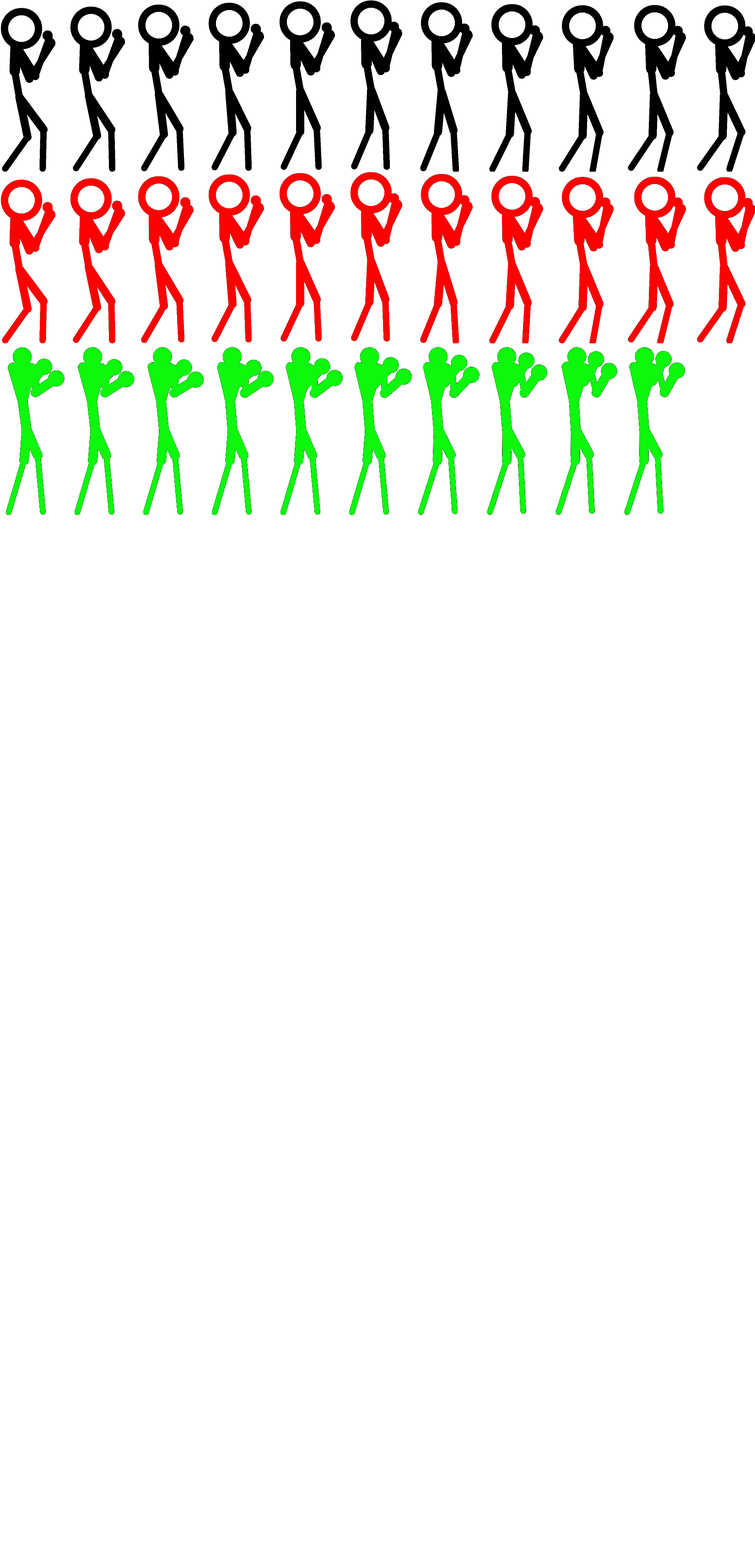
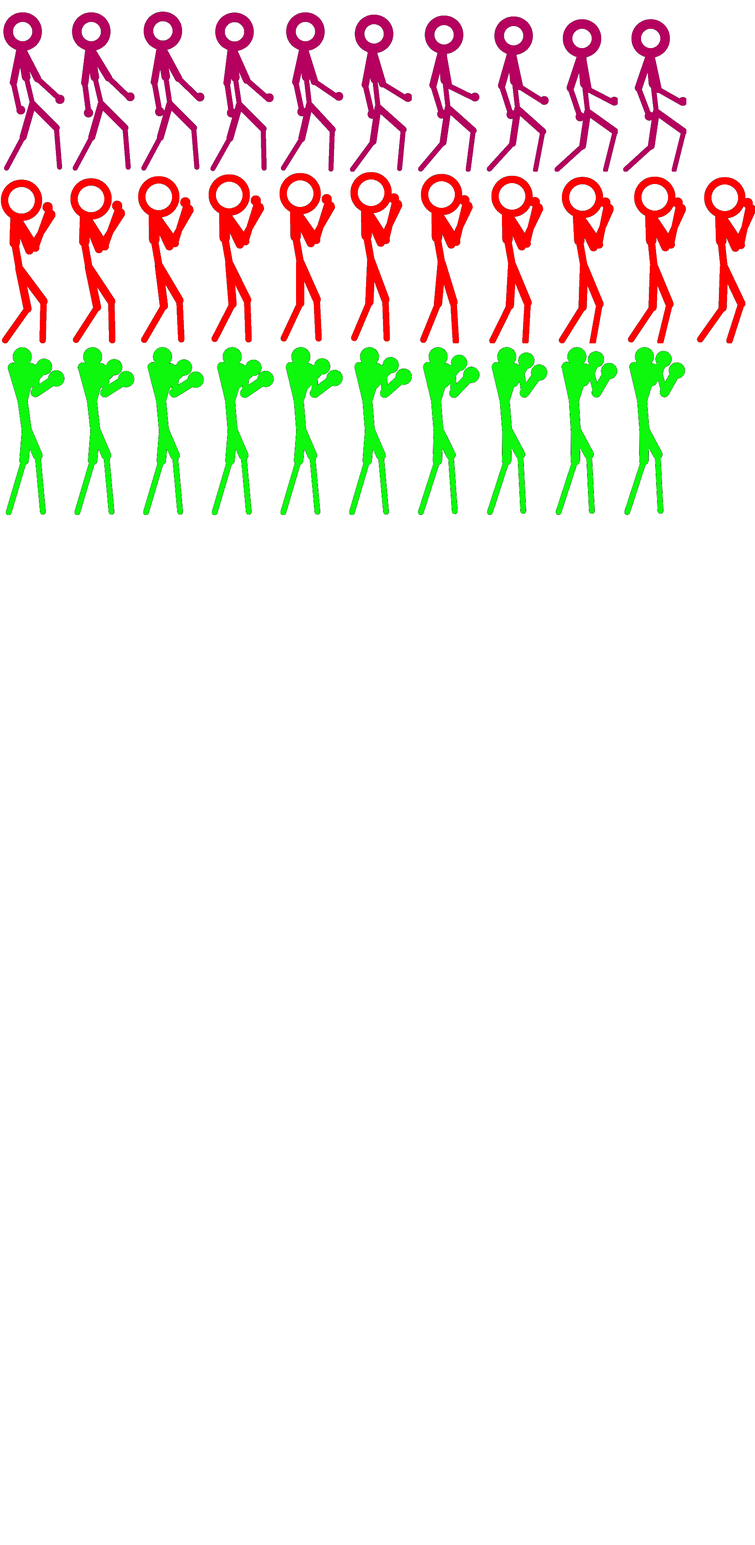
Layer changes from the first 755x1545 image to the second:
added layer "standing.png #1" above "players.png" over [3, 11, 687, 172]
painted on "players.png" over [0, 0, 755, 172]
